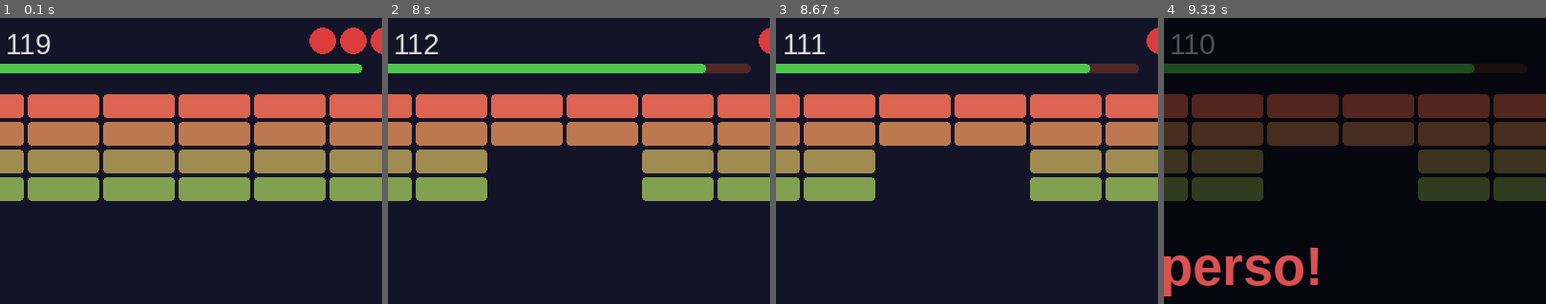
Above: before the commit, frames 1-4 (left to right).
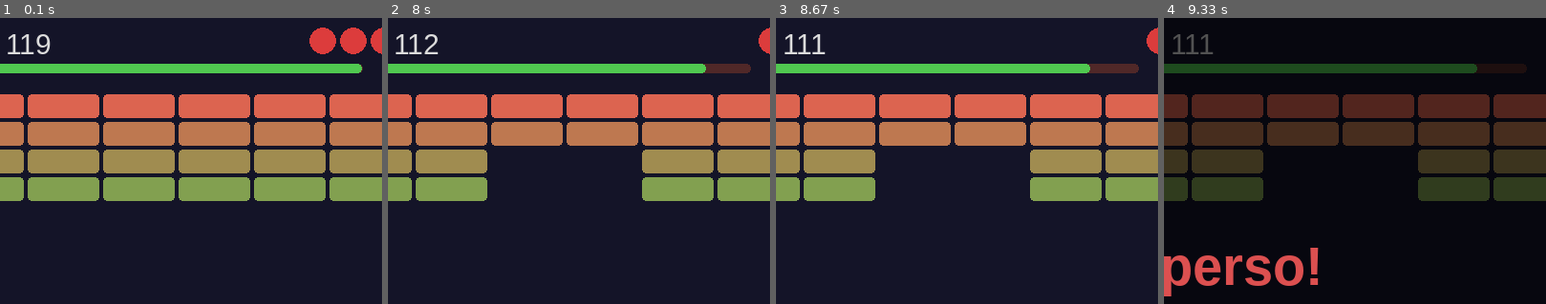
Above: after the commit, the same moments.

Repository: MatteoBorgio/Esercizi-Pygame
Game: pygame game, started from esercizi/04. Breakout/main.py
Same seed, same stepped clock (60 frames per second), same inputs: the game is played once before the commit and once after it.
Inputs:
- Up to frame 1 (0.1 s): no input
- Up to frame 2 (8 s): hold Right 0.33-0.8 s; hold Right 0.83-1.3 s; hold Left 1.33-1.87 s; hold Left 1.9-2.3 s; hold Right 2.33-2.97 s; hold Left 3-3.47 s; hold Right 3.5-3.97 s; hold Right 4-4.47 s; hold Left 4.5-5.03 s; hold Left 5.07-5.47 s; hold Right 5.5-6.13 s; hold Left 6.17-6.63 s; hold Right 6.67-7.13 s; hold Right 7.17-7.63 s; hold Left from 7.67 s (still down)
- Up to frame 3 (8.67 s): release Left at 8.2 s; hold Left 8.23-8.63 s
- Up to frame 4 (9.33 s): hold Right 8.67-9.3 s
The pictures show only the part of the screen within x 46-96%, y 0-50%; the shares and areas given below are measured in that part.

Frames 1-3 are identical in both runs. In frame 4, 0.3% of the frame differs, in the area x 2-82%, y 5-20%.

Commit message:
fixato il comportamento degli ostacoli e della timebar alla fine della partita nel main dell'es.4

Diff:
--- a/esercizi/04. Breakout/main.py
+++ b/esercizi/04. Breakout/main.py
@@ -231,7 +231,15 @@
     #
     # Suggerimento: won = is_expired(start_time, COUNTDOWN) and lives > 0
     # ti serve per sapere se mostrare "Hai vinto" o "Hai perso".
+
+    active_obs = 0
+    for obs in obstacles:
+        if obs.active:
+            active_obs += 1
+
     if not game_over:
+        remaining = time_remaining(start_time, COUNTDOWN)
+        draw_timer_bar(screen, remaining, COUNTDOWN)
         keys = pygame.key.get_pressed()
         paddle.update(keys)
         ball.update(SCREEN_W, SCREEN_H)
@@ -252,14 +260,10 @@
         if is_expired(start_time, COUNTDOWN):
             game_over = True
 
-        active_obs = 0
-        for obs in obstacles:
-            if obs.active:
-                active_obs += 1
-
         if active_obs == 0:
             game_over = True
-    won = lives > 0
+
+    won = lives > 0 and active_obs == 0
 
     # ---- 3. DISEGNA ----------------------------------------------- #
 
@@ -268,7 +272,6 @@
     # TODO — Chiama draw_hud(), draw_timer_bar(), paddle.draw(),
     # ball.draw() nell'ordine corretto.
     # Se game_over è True, chiama anche draw_end_screen(screen, won).
-    remaining = time_remaining(start_time, COUNTDOWN)
 
     draw_hud(screen, remaining, lives)
     draw_timer_bar(screen, remaining, COUNTDOWN)
